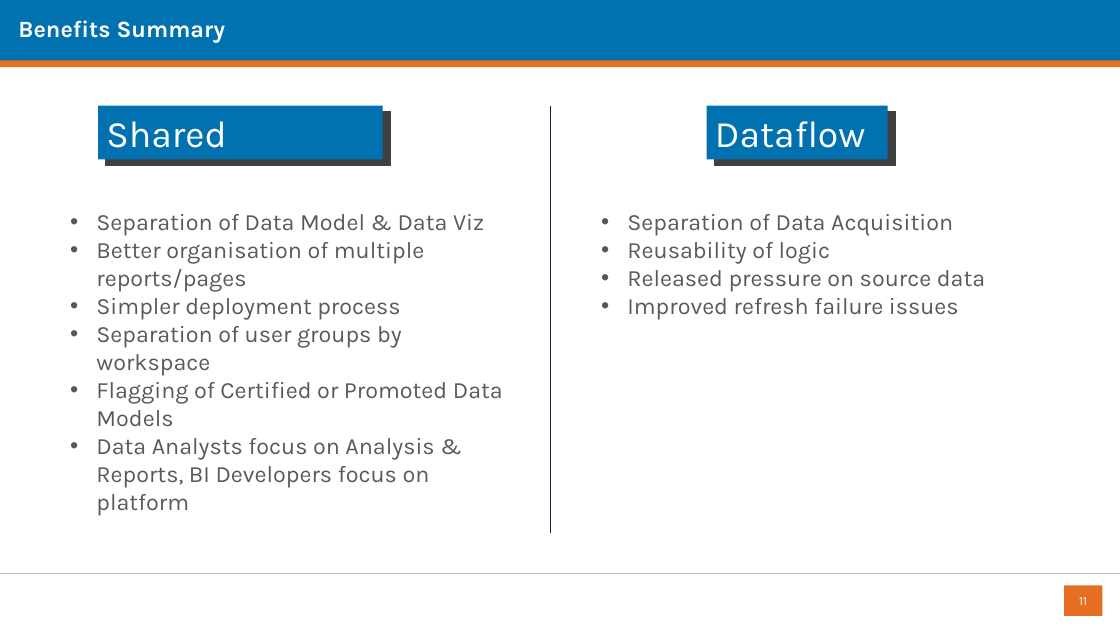
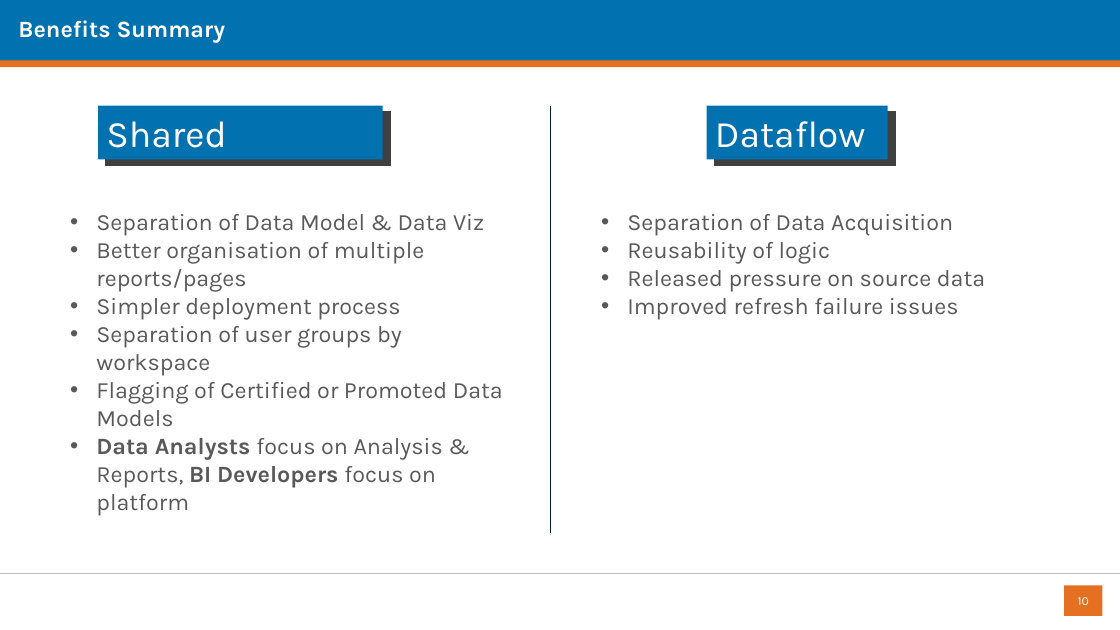
Before and after one commit to datalineo/sessions, a slide deck: slide 10 of Evolve Power BI Architecture/Evolving your Power BI Architecture using Dataflows and Shared Datasets.pptx (slide 11 before the commit). Drawn at 1120x630 pixels with LibreOffice and Linux fonts; fonts in the diff are those of the drawing; background and template pictures are left out. Boxes give left, top, right and bottom in pixels: in the first picture for what was removed or moved away, otherwise in the second. Text is boxed around its words. In the diff, an @@ line names an element or a change of style, - is before the commit and + after.

```diff
--- a/Evolve Power BI Architecture/Evolving your Power BI Architecture using Dataflows and Shared Datasets.pptx
+++ b/Evolve Power BI Architecture/Evolving your Power BI Architecture using Dataflows and Shared Datasets.pptx
@@ text at (96,438,443,516): bold on in "Data Analysts BI Developers" @@
@@ page number at (1078,597,1089,605): text changed @@
-11
+10
```
Also in this commit, not shown: 3 other slides changed, 1 slide removed, 1 other file.
